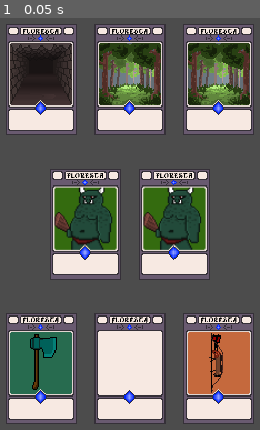
Above: before the commit, frame 1.
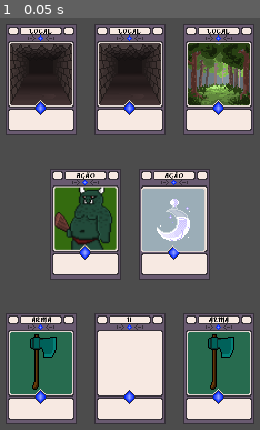
Above: after the commit, the same moment.

Repository: kdds22/Crawler-Card-RPG
Game: Godot game, scene res://scenes/MainCore.tscn
The game is run twice, just before and just after one commit, with the same random seed, the same clock (stepped at 60 frames per second) and the same inputs.
Inputs:
- Up to frame 1 (0.05 s): no input

The runs differ from the first frame. In frame 1, 11% of the frame differs, in the area x 8-97%, y 2-92%.

Commit message:
Adicionado NOME-TIPO da Carta ao tipa-la

Diff:
--- a/scripts/CardBase.gd
+++ b/scripts/CardBase.gd
@@ -18,5 +18,6 @@
 
 #SETagem da IMAGEM da Carta
 func set_image_type(value : String):
-	if value != null:
+	if value != "Null":
 		$Sprite/ImageType.texture = load(value)
+	else: print(value + " CardBase_set_image_type")
--- a/scripts/MainCore.gd
+++ b/scripts/MainCore.gd
@@ -21,7 +21,8 @@
 	var card_base = pre_card_base.instance()
 	card_base.position = pos_table.position
 	var image = CardManager.get_card_type(str(pos_table.get_groups()[0]))
-	card_base.set_image_type(str(image))
+	card_base.set_image_type(str(image[0]))
+	card_base.set_name_type(str(image[1]))
 	$CardsTable.add_child(card_base)
 
 	pass # func start_pre_card_base
--- a/scripts/global/CardManager.gd
+++ b/scripts/global/CardManager.gd
@@ -1,4 +1,8 @@
 extends Node
+
+#########################################################################################################
+# Pré-Carregamento
+#########################################################################################################
 
 onready var image_local = ["res://assets/local/dungeon_1.png",
 							"res://assets/local/forest_1.png"]
@@ -8,45 +12,62 @@
 onready var image_item_weapon = ["res://assets/arma/arco.png",
 									"res://assets/arma/machado.png"]
 
+#########################################################################################################
+# Fim do Pré-Carregamento
+#########################################################################################################
+
+
 func _ready() -> void:
 	randomize()
-	get_card_type("rightArm")
 
 	pass # func _ready
 
 
-# retorna uma IMAGEM para um especifico tipo de Carta
+# retorna um VECTOR2 com a IMAGEM e um NOME para um especifico tipo de Carta
 func get_card_type(value : String):
 	print("Tipo: "+value)
+	var name = ""
+
 	# Retorna a imagem de uma ARMA
 	if value == "leftArm" or value == "rightArm":
+		name = "ARMA"
 		var image = len(image_item_weapon)
-		return image_item_weapon[int(rand_range(0,image))]
+		return [image_item_weapon[int(rand_range(0,image))], name]
 
-		pass # if value
+		pass # if value Arm
 
 	# Retorna a imagem de um INIMIGO ou uma POCAO
 	if value == "leftAction" or value == "rightAction":
+		name = "AÇÃO"
 		var r = int(rand_range(0,2))
 		if r == 0:
 			var image = len(image_action_monster)
-			return image_action_monster[int(rand_range(0,image))]
+			return [image_action_monster[int(rand_range(0,image))], name]
 
 			pass # if r
 
 		elif r == 1:
 			var image = len(image_action_potion)
-			return image_action_potion[int(rand_range(0,image))]
+			return [image_action_potion[int(rand_range(0,image))], name]
 
 			pass # elif r
 
-		pass # if value
+		pass # if value Action
 
 	# Retorna a imagem de um LOCAL [Floresta ou Dungeon]
 	if value == "leftMove" or value == "rightMove" or value == "middleMove":
+		name = "LOCAL"
 		var image = len(image_local)
-		return image_local[int(rand_range(0,image))]
+		return [image_local[int(rand_range(0,image))], name]
 
-		pass # if value
+		pass # if value Move
+
+	# Retorna a imagem do personagem [Guerreiro, Mago, Ladino], setado previamente numa variavel Global
+	if value == "player":
+		var image = len(image_local)
+		return "Null"
+
+		pass # if value player
+
 
 	pass # func get_card_type
